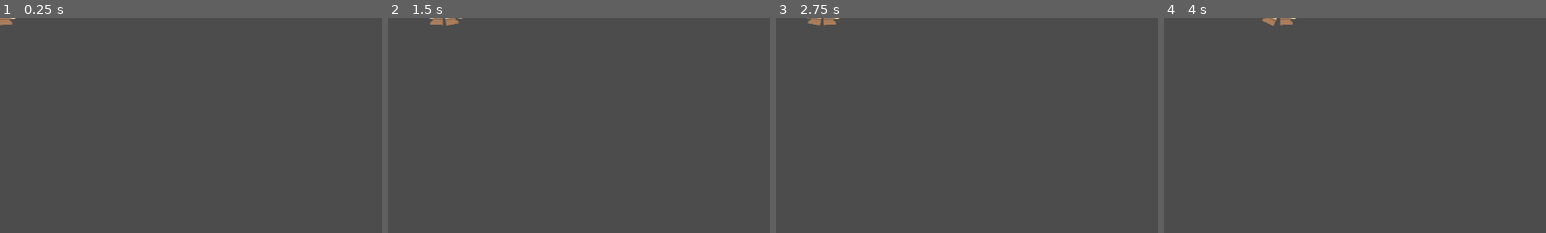
Above: before the commit, frames 1-4 (left to right).
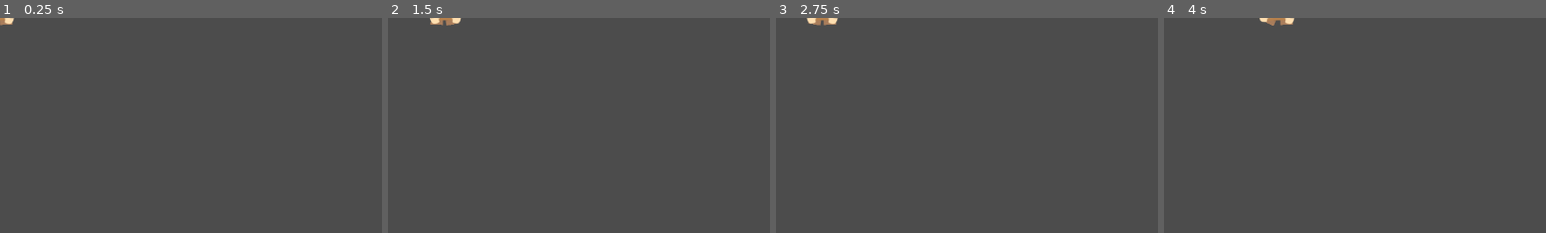
Above: after the commit, the same moments.

Repository: mghgm/PlatformerGame
Game: Godot game, scene res://Player/Player.tscn
Two runs of this game, one before a commit and one after it. Both use one fixed random seed, a clock stepped at 60 frames per second and the inputs below. The project has no main scene, so this scene is started directly.
Inputs:
- Up to frame 1 (0.25 s): no input
- Up to frame 2 (1.5 s): tap Enter at 0.5 s; hold D (move_right) from 0.53 s (still down); tap Space at 1.25 s
- Up to frame 3 (2.75 s): tap Enter at 2 s; release D (move_right) at 2.03 s; hold A (move_left) from 2.03 s (still down)
- Up to frame 4 (4 s): tap Space at 2.75 s; release A (move_left) at 2.78 s; hold D (move_right) from 2.78 s (still down); tap Enter at 3.5 s
The pictures show only the part of the screen within x 0-50%, y 0-50%; the shares and areas given below are measured in that part.

The runs differ from the first frame. In frame 1, less than 0.1% of the frame differs, in the area x 0-5%, y 0-3%; in frame 2, 0.1%; in frame 3, 0.1%, in the area x 8-17%, y 0-3%; in frame 4, 0.1%.

Commit message:
crouching animatins created

Diff:
--- a/Player/Player.tscn
+++ b/Player/Player.tscn
@@ -6,6 +6,71 @@
 [sub_resource type="CapsuleShape2D" id=1]
 radius = 5.24077
 height = 286.378
+
+[sub_resource type="Animation" id=3]
+resource_name = "Crouch"
+length = 0.45
+step = 0.15
+tracks/0/type = "value"
+tracks/0/path = NodePath("Skeleton2D/Hip/LeftLeg:rotation_degrees")
+tracks/0/interp = 1
+tracks/0/loop_wrap = true
+tracks/0/imported = false
+tracks/0/enabled = true
+tracks/0/keys = {
+"times": PoolRealArray( 0, 0.15 ),
+"transitions": PoolRealArray( 1, 1 ),
+"update": 0,
+"values": [ 88.6294, 88.6294 ]
+}
+tracks/1/type = "value"
+tracks/1/path = NodePath("Skeleton2D/Hip/RightLeg:rotation_degrees")
+tracks/1/interp = 1
+tracks/1/loop_wrap = true
+tracks/1/imported = false
+tracks/1/enabled = true
+tracks/1/keys = {
+"times": PoolRealArray( 0, 0.15, 0.3 ),
+"transitions": PoolRealArray( 1, 1, 1 ),
+"update": 0,
+"values": [ 91.163, 58.4819, 91.163 ]
+}
+tracks/2/type = "value"
+tracks/2/path = NodePath("Skeleton2D/Hip/Chest/LeftArm:rotation_degrees")
+tracks/2/interp = 1
+tracks/2/loop_wrap = true
+tracks/2/imported = false
+tracks/2/enabled = true
+tracks/2/keys = {
+"times": PoolRealArray( 0, 0.15 ),
+"transitions": PoolRealArray( 1, 1 ),
+"update": 0,
+"values": [ 95.9201, 95.9201 ]
+}
+tracks/3/type = "value"
+tracks/3/path = NodePath("Skeleton2D/Hip/Chest/RightArm:rotation_degrees")
+tracks/3/interp = 1
+tracks/3/loop_wrap = true
+tracks/3/imported = false
+tracks/3/enabled = true
+tracks/3/keys = {
+"times": PoolRealArray( 0, 0.15, 0.3 ),
+"transitions": PoolRealArray( 1, 1, 1 ),
+"update": 0,
+"values": [ 81.9189, 65.6371, 81.9189 ]
+}
+tracks/4/type = "value"
+tracks/4/path = NodePath("Skeleton2D/Hip/Chest/Head:rotation_degrees")
+tracks/4/interp = 1
+tracks/4/loop_wrap = true
+tracks/4/imported = false
+tracks/4/enabled = true
+tracks/4/keys = {
+"times": PoolRealArray( 0, 0.15, 0.3 ),
+"transitions": PoolRealArray( 1, 1, 1 ),
+"update": 0,
+"values": [ -89.1317, -69.8889, -89.1317 ]
+}
 
 [sub_resource type="Animation" id=2]
 length = 0.45
@@ -72,6 +137,82 @@
 "values": [ -89.1317, -82.462, -99.6218, -89.1317 ]
 }
 
+[sub_resource type="Animation" id=4]
+resource_name = "WalkToCrouch"
+length = 0.5
+tracks/0/type = "value"
+tracks/0/path = NodePath("Skeleton2D/Hip/Chest:position")
+tracks/0/interp = 1
+tracks/0/loop_wrap = true
+tracks/0/imported = false
+tracks/0/enabled = true
+tracks/0/keys = {
+"times": PoolRealArray( 0, 0.5 ),
+"transitions": PoolRealArray( 1, 1 ),
+"update": 0,
+"values": [ Vector2( 1.14758, -21.0325 ), Vector2( 1.00682, 0.990594 ) ]
+}
+tracks/1/type = "value"
+tracks/1/path = NodePath("Skeleton2D/Hip/Chest/Head:position")
+tracks/1/interp = 1
+tracks/1/loop_wrap = true
+tracks/1/imported = false
+tracks/1/enabled = true
+tracks/1/keys = {
+"times": PoolRealArray( 0, 0.5 ),
+"transitions": PoolRealArray( 1, 1 ),
+"update": 0,
+"values": [ Vector2( -0.353556, -10.6066 ), Vector2( -1.1414, -12.3139 ) ]
+}
+tracks/2/type = "value"
+tracks/2/path = NodePath("Skeleton2D/Hip/Chest/RightArm:position")
+tracks/2/interp = 1
+tracks/2/loop_wrap = true
+tracks/2/imported = false
+tracks/2/enabled = true
+tracks/2/keys = {
+"times": PoolRealArray( 0, 0.5 ),
+"transitions": PoolRealArray( 1, 1 ),
+"update": 0,
+"values": [ Vector2( 18.5616, -1.76777 ), Vector2( 11.4051, -15.0321 ) ]
+}
+tracks/3/type = "value"
+tracks/3/path = NodePath("Skeleton2D/Hip/Chest/LeftArm:position")
+tracks/3/interp = 1
+tracks/3/loop_wrap = true
+tracks/3/imported = false
+tracks/3/enabled = true
+tracks/3/keys = {
+"times": PoolRealArray( 0, 0.5 ),
+"transitions": PoolRealArray( 1, 1 ),
+"update": 0,
+"values": [ Vector2( -18.9151, -0.883884 ), Vector2( -13.8583, -14.6072 ) ]
+}
+tracks/4/type = "value"
+tracks/4/path = NodePath("Skeleton2D/Hip/RightLeg:position")
+tracks/4/interp = 1
+tracks/4/loop_wrap = true
+tracks/4/imported = false
+tracks/4/enabled = true
+tracks/4/keys = {
+"times": PoolRealArray( 0, 0.5 ),
+"transitions": PoolRealArray( 1, 1 ),
+"update": 0,
+"values": [ Vector2( 11.1369, 4.24265 ), Vector2( 11.1369, 4.24265 ) ]
+}
+tracks/5/type = "value"
+tracks/5/path = NodePath("Skeleton2D/Hip/LeftLeg:position")
+tracks/5/interp = 1
+tracks/5/loop_wrap = true
+tracks/5/imported = false
+tracks/5/enabled = true
+tracks/5/keys = {
+"times": PoolRealArray( 0, 0.5 ),
+"transitions": PoolRealArray( 1, 1 ),
+"update": 0,
+"values": [ Vector2( -10.4298, 3.88909 ), Vector2( -10.4298, 3.88909 ) ]
+}
+
 [node name="Player" type="KinematicBody2D"]
 script = ExtResource( 2 )
 
@@ -100,7 +241,7 @@
 skeleton = NodePath("../../Skeleton2D")
 polygon = PoolVector2Array( 47.6489, 78.3699, 47.3354, 111.599, 5.95611, 110.972, 6.89655, 77.7429 )
 uv = PoolVector2Array( 47.6489, 78.3699, 47.3354, 111.599, 5.95611, 110.972, 6.89655, 77.7429 )
-bones = [ NodePath("Hip"), PoolRealArray( 1, 1, 1, 1 ), NodePath("Hip/Chest"), PoolRealArray( 0, 0, 0, 0 ), NodePath("Hip/Chest/Head"), PoolReal …(391 unchanged characters)…
+bones = [ NodePath("Hip"), PoolRealArray( 1, 1, 1, 1 ), NodePath("Hip/Chest"), PoolRealArray( 1, 1, 1, 1 ), NodePath("Hip/Chest/Head"), PoolReal …(391 unchanged characters)…
 
 [node name="RightArm" type="Polygon2D" parent="BodyParts"]
 position = Vector2( 21.5432, -23.9017 )
@@ -147,10 +288,11 @@
 skeleton = NodePath("../../Skeleton2D")
 polygon = PoolVector2Array( 56.4263, 77.7429, 56.7398, 110.658, 99.0596, 110.031, 98.1191, 77.7429 )
 uv = PoolVector2Array( 56.4263, 77.7429, 56.7398, 110.658, 99.0596, 110.031, 98.1191, 77.7429 )
-bones = [ NodePath("Hip"), PoolRealArray( 1, 1, 1, 1 ), NodePath("Hip/Chest"), PoolRealArray( 0, 0, 0, 0 ), NodePath("Hip/Chest/Head"), PoolReal …(391 unchanged characters)…
+bones = [ NodePath("Hip"), PoolRealArray( 1, 1, 1, 1 ), NodePath("Hip/Chest"), PoolRealArray( 1, 1, 1, 1 ), NodePath("Hip/Chest/Head"), PoolReal …(391 unchanged characters)…
 
 [node name="NormalFaceR" type="Polygon2D" parent="BodyParts"]
-position = Vector2( -414.572, -87.2116 )
+position = Vector2( -414.377, -77.5413 )
+rotation = -0.000664363
 texture = ExtResource( 1 )
 skeleton = NodePath("../../Skeleton2D")
 polygon = PoolVector2Array( 389.969, 37.8925, 391.85, 50.4317, 401.881, 51.9991, 410.031, 57.6417, 418.182, 57.0147, 425.392, 52.626, 434.796, 51.0586, 436.677, 16.5759, 429.467, 4.97712, 431.034, -2.85987, 388.088, 9.67931, 382.759, 19.7107 )
@@ -230,21 +372,22 @@
 [node name="Skeleton2D" type="Skeleton2D" parent="."]
 
 [node name="Hip" type="Bone2D" parent="Skeleton2D"]
-position = Vector2( -1.81557, -11.6302 )
+position = Vector2( -1.53496, -11.6302 )
 rest = Transform2D( 1, 0, 0, 1, -1.81557, -11.6302 )
 
 [node name="Chest" type="Bone2D" parent="Skeleton2D/Hip"]
-position = Vector2( 1.14758, -21.0325 )
+position = Vector2( 1.00682, 0.990594 )
+rotation = -0.031294
 rest = Transform2D( 1, 0, 0, 1, 0.647575, -20.0325 )
 
 [node name="Head" type="Bone2D" parent="Skeleton2D/Hip/Chest"]
-position = Vector2( -0.353556, -10.6066 )
+position = Vector2( -1.1414, -12.3139 )
 rotation = -1.55564
 rest = Transform2D( -0.0198237, -0.999803, 0.999803, -0.0198237, -0.353556, -10.6066 )
 default_length = 10.0
 
 [node name="RightArm" type="Bone2D" parent="Skeleton2D/Hip/Chest"]
-position = Vector2( 18.5616, -1.76777 )
+position = Vector2( 11.4051, -15.0321 )
 rotation = 1.42975
 rest = Transform2D( 0.140575, 0.99007, -0.99007, 0.140575, 18.5616, -1.76777 )
 
@@ -255,7 +398,7 @@
 default_length = 5.0
 
 [node name="LeftArm" type="Bone2D" parent="Skeleton2D/Hip/Chest"]
-position = Vector2( -18.9151, -0.883884 )
+position = Vector2( -13.8583, -14.6072 )
 rotation = 1.67412
 rest = Transform2D( -0.09629, 0.995353, -0.995353, -0.09629, -18.9151, -0.883884 )
 
@@ -278,10 +421,11 @@
 default_length = 10.0
 
 [node name="CollisionShape2D" type="CollisionShape2D" parent="."]
-visible = false
 position = Vector2( -1.70792, 17.0026 )
 rotation = 1.5708
 shape = SubResource( 1 )
 
 [node name="AnimationPlayer" type="AnimationPlayer" parent="."]
+anims/Crouch = SubResource( 3 )
 anims/Walk = SubResource( 2 )
+anims/WalkToCrouch = SubResource( 4 )
Not shown: 1 places in Player/Player.tscn that only renumber resources
